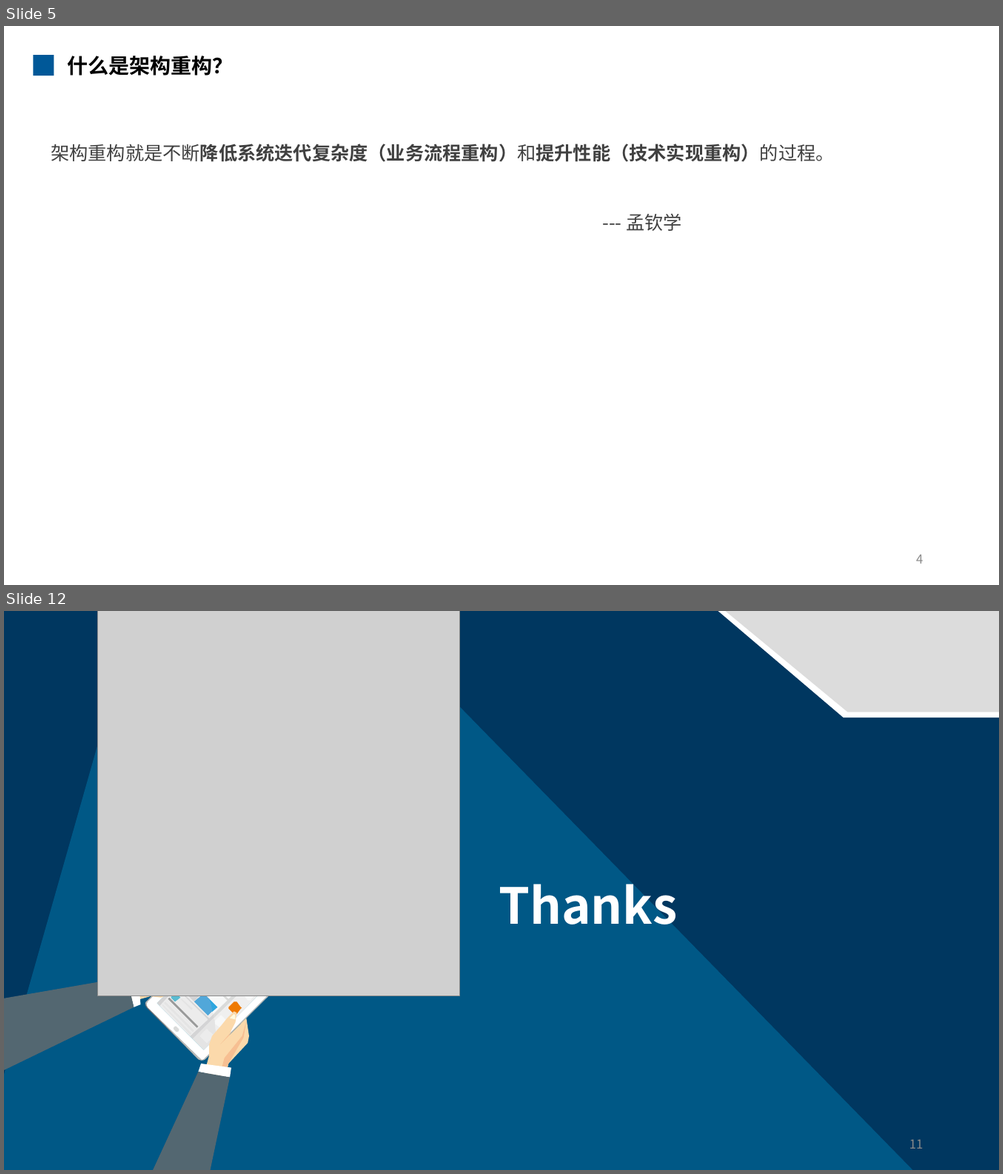
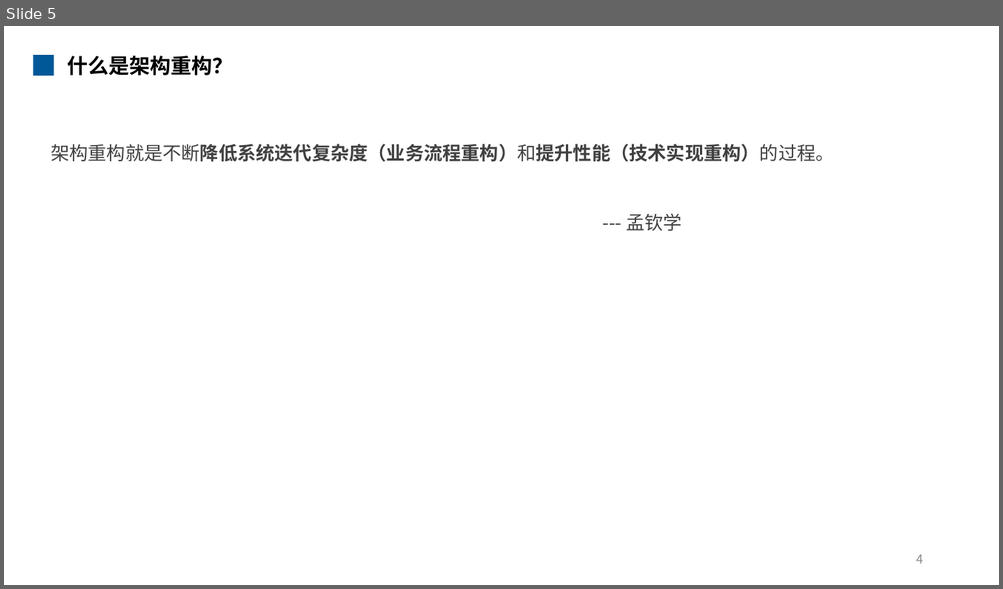
Before and after one commit to mengqinxue/KBase, a slide deck: 02_Architecture/Presentations/知识分享 - 架构重构.pptx. Shown one above the other, each under a label of ours: slides 5 and 12 before the commit, slide 5 after it; the slides between them are not shown. The pictures are 1003x1174 and 1003x589 pixels, drawn with LibreOffice and Linux fonts; fonts in the diff are those of the drawing; grey boxes stand for pictures. Boxes give left, top, right and bottom in pixels: in the first picture for what was removed or moved away, otherwise in the second. Text is boxed around its words. In the diff, an @@ line names an element or a change of style, - is before the commit and + after.

```diff
--- a/02_Architecture/Presentations/知识分享 - 架构重构.pptx
+++ b/02_Architecture/Presentations/知识分享 - 架构重构.pptx
@@ slide 12 removed at [4,611,999,1170], background #003760 @@
@@ freeform shape removed at [4,612,913,1170] @@
@@ picture removed at [97,611,459,996] @@
@@ freeform shape removed at [718,611,999,718] @@
@@ freeform shape removed at [726,611,999,712] @@
@@ text removed at [498,884,677,925] @@
-Thanks
@@ group removed at [4,930,277,1170]: 49 freeform shapes @@
@@ page number removed at [909,1140,923,1149] @@
-11
```
Also in this commit, not shown: 6 slides changed, 8 slides added, 1 other slide removed.
